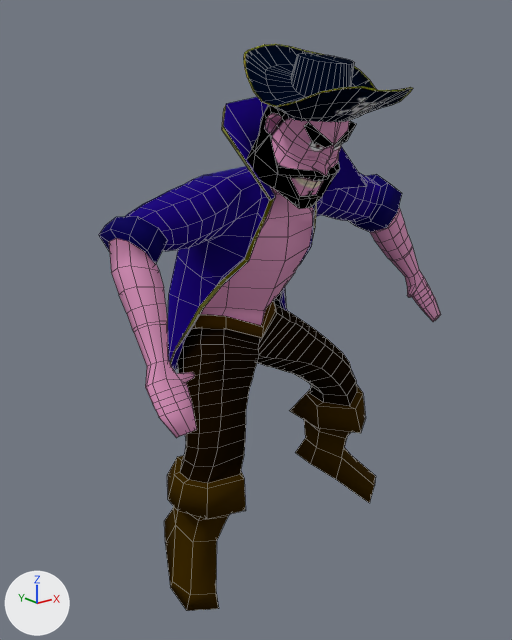
The OBJ model assets/Animacion/Pirata/Celebracion/PirataCelebracion_000150.obj as it was, and as the next commit left it.
Before and after are seen from a camera (50 mm lens) standing at (-6.07, -7.1, 6.61) and looking at (-0.29, 0.14, 3.71). Arrows for +X, +Y and +Z are at lower left; the lights stay in place. Mesh edges are drawn as thin lines. Where no turn or scale is listed for an object, it has been applied to the vertices.

Before the edit, the objects in view are built like this:
```python
me_pirata_piratah = bpy.data.meshes.new('Pirata_PirataH')
me_pirata_piratah.from_pydata(...)  # 1340 vertices, 1341 faces; spans x -2.62..2.76, y -2.13..1.37, z 0.04..7.21
me_pirata_piratah.materials.append(mat_piratamat)
ob_pirata_piratah = bpy.data.objects.new('Pirata_PirataH', me_pirata_piratah)
ob_pirata_piratah.location = (0.0, 0.0, 0.0)
```
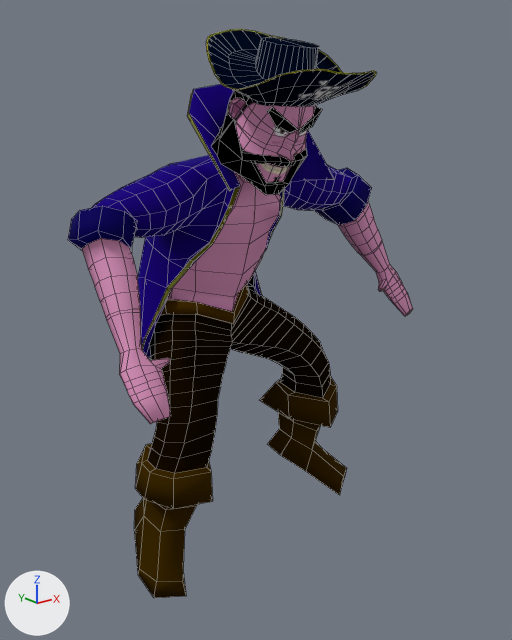
Changed parts and their boxes [x1, y1, x2, y2] in the pictures (512 x 640 px; the box of a moved part takes in the faces that stretch with it):
'Pirata_PirataH', reshaped: before [99, 44, 441, 611]; after [68, 29, 413, 598]
part 1 of me_pirata_piratah, moved or reshaped: before [244, 44, 413, 122]; after [206, 29, 377, 107]
part 2 of me_pirata_piratah, moved or reshaped: before [99, 97, 441, 611]; after [68, 84, 413, 598]

What the commit changed:
me_pirata_piratah is used by ob_pirata_piratah; location (0.0, 0.0, 0.0).
me_pirata_piratah had 1340 vertices, 1341 faces and spanned x -2.62..2.76, y -2.13..1.37, z 0.04..7.21.
me_pirata_piratah now has 1340 vertices, 1341 faces and spans x -2.76..2.66, y -1.7..1.91, z -0.03..7.4.
me_pirata_piratah part 1: the loose piece of 216 vertices spanning x -1.27..0.58, y -2.13..-0.28, z 6.21..7.21 is scaled about its middle by 1.04, then moved by (-0.12, 0.46, 0.17).
me_pirata_piratah part 2: 1124 of 1340 vertices moved; they spanned x -2.62..2.76, y -1.4..1.37, z 0.04..6.88 and now span x -2.76..2.66, y -0.95..1.91, z -0.03..7.06; mean shift (-0.1, 0.5, 0.08); largest move (0.51, 0.93, 4.13) -> (0.35, 1.59, 4.24).
